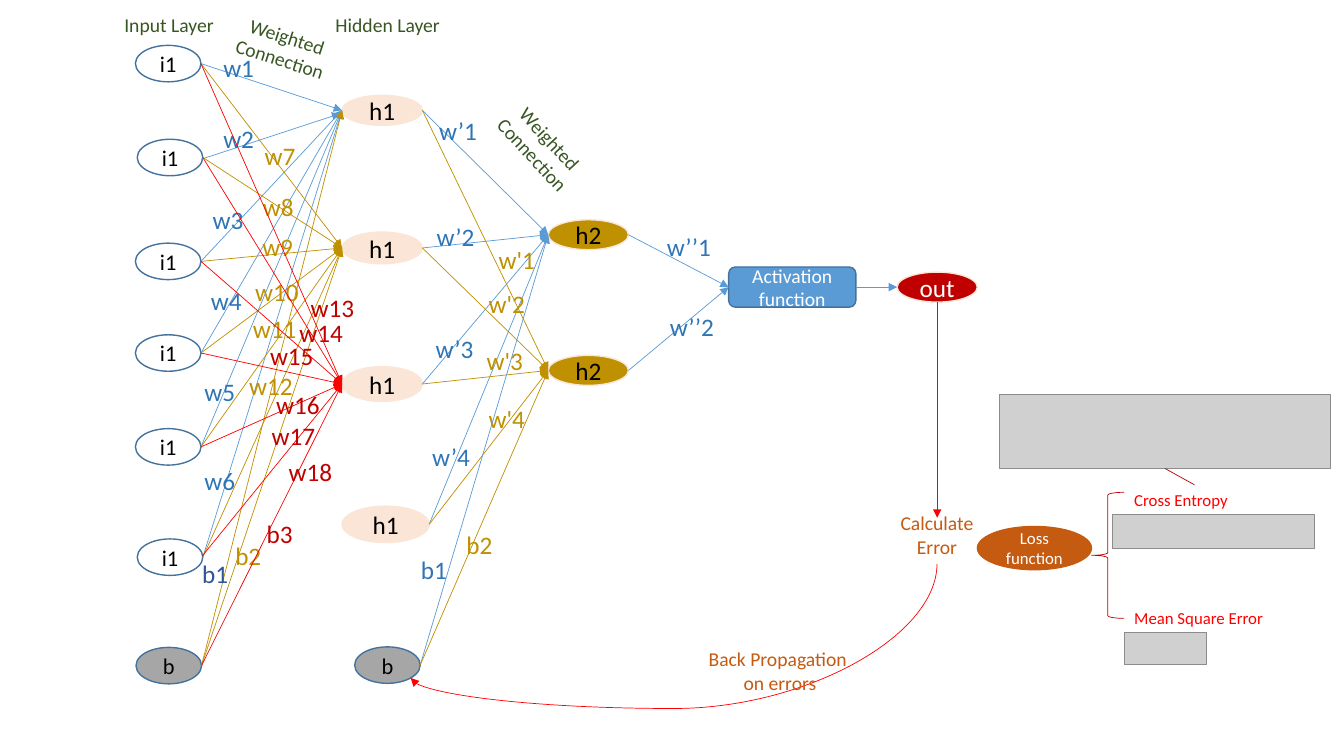
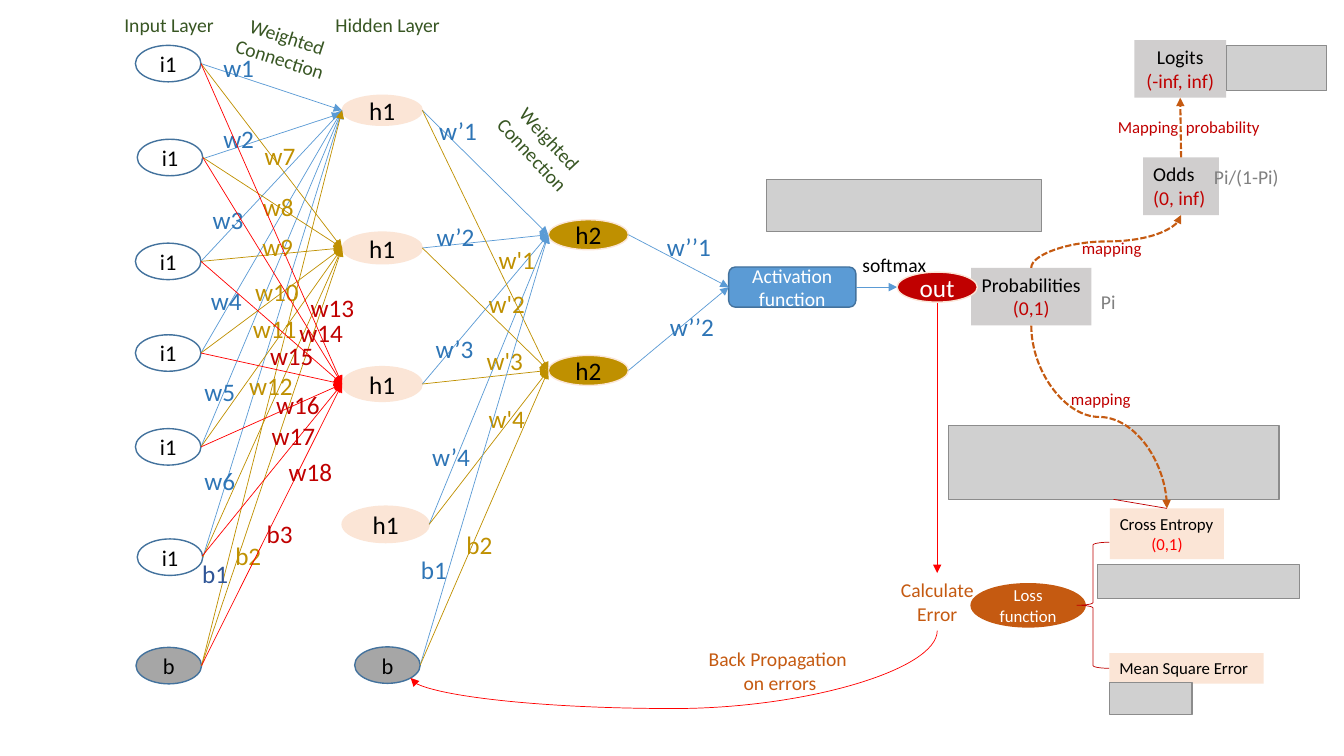
Before and after one commit to ziweifan177/Data_Science_Pilot, a slide deck: slide 1 of [Learning and Exercise] Data Science/Data Science/Comparisons/NeuronNetworkStructure.pptx. Drawn at 1344x756 pixels with LibreOffice and Linux fonts; fonts in the diff are those of the drawing; grey boxes stand for pictures. Boxes give left, top, right and bottom in pixels: in the first picture for what was removed or moved away, otherwise in the second. Text is boxed around its words. In the diff, an @@ line names an element or a change of style, - is before the commit and + after.

```diff
--- a/[Learning and Exercise] Data Science/Data Science/Comparisons/NeuronNetworkStructure.pptx
+++ b/[Learning and Exercise] Data Science/Data Science/Comparisons/NeuronNetworkStructure.pptx
@@ rectangle added at <box>1134,40,1226,98</box>, fill #D0CECE, 14 pt, text #C00000 @@
+Logits
+(-inf, inf)
@@ picture added at <box>1226,45,1327,91</box> @@
@@ arrow added from (1182, 157) to (1181, 98), #C55A11 1.5 pt dashed @@
@@ text added at <box>1118,121,1260,136</box>, 12 pt, text #C00000 @@
+Mapping probability
@@ picture added at <box>766,179,1042,231</box> @@
@@ rectangle added at <box>1143,157,1219,215</box>, fill #D0CECE, 14 pt, text #C00000 @@
+Odds
+(0, inf)
@@ text added at <box>1214,167,1279,189</box>, 14 pt, text #808080 @@
+Pi/(1-Pi)
@@ curved arrow added from (1031, 268) to (1182, 215), #C55A11 1.5 pt dashed @@
@@ text added at <box>862,258,926,278</box>, 14 pt, text #000000 @@
+softmax
@@ rectangle added at <box>971,268,1091,326</box>, fill #D0CECE, 14 pt, text #000000 @@
+Probabilities
+(0,1)
@@ text added at <box>1082,241,1142,257</box>, 12 pt, text #C00000 @@
+mapping
@@ text added at <box>1101,295,1116,309</box>, 14 pt, text #808080 @@
+Pi
@@ arrow moved from (938, 302) - (938, 518) to (938, 302) - (938, 573) @@
@@ curved arrow added from (1031, 326) to (1168, 508), #C55A11 1.5 pt dashed @@
@@ text added at <box>1071,393,1131,410</box>, 12 pt, text #C00000 @@
+mapping
@@ picture: place and size @@
-picture at <box>1000,395,1331,469</box>
+picture at <box>949,425,1279,499</box>
@@ rectangle "Cross Entropy": place and size @@
-rectangle "Cross Entropy" at <box>1134,495,1227,509</box>
+rectangle "Cross Entropy" at <box>1110,508,1224,559</box>
@@ rectangle "Cross Entropy" at <box>1110,508,1224,559</box>: fill none to #FBE5D6 @@
@@ line moved from (1166, 469) - (1195, 485) to (1114, 499) - (1168, 508) @@
@@ text in rectangle at <box>1120,519,1213,533</box>: text colour #FF0000 to #000000 in "Cross Entropy" @@
@@ text in rectangle at <box>1151,538,1182,552</box>: paragraph added @@
+(0,1)
@@ 2 pictures, 1 left brace: place and size @@
-2 pictures, 1 left brace at <box>1092,492,1315,664</box>
+2 pictures, 1 left brace at <box>1077,542,1300,714</box>
@@ text "Calculate": place and size @@
-text "Calculate" at <box>901,514,974,554</box>
+text "Calculate" at <box>901,583,974,621</box>
@@ ellipse "Loss function": place and size @@
-ellipse "Loss function" at <box>978,526,1092,570</box>
+ellipse "Loss function" at <box>971,584,1085,627</box>
@@ curved arrow moved from (938, 564) - (410, 679) to (938, 631) - (410, 679) @@
@@ rectangle "Mean Square Error": place and size @@
-rectangle "Mean Square Error" at <box>1134,613,1263,627</box>
+rectangle "Mean Square Error" at <box>1110,653,1264,684</box>
@@ rectangle "Mean Square Error" at <box>1110,653,1264,684</box>: text colour #FF0000 to #000000; fill none to #FBE5D6 @@
```
Also in this commit, not shown: 1 slide removed.
